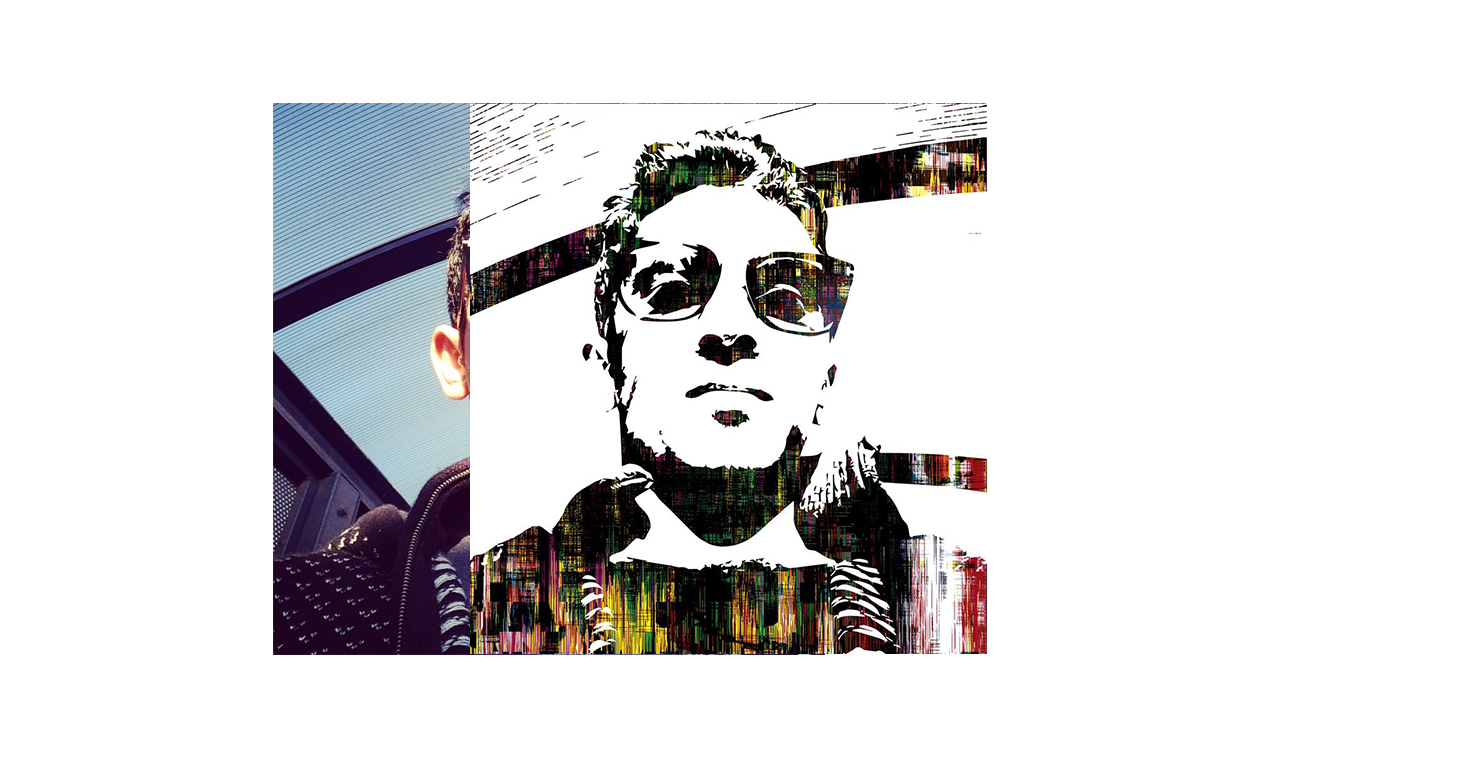
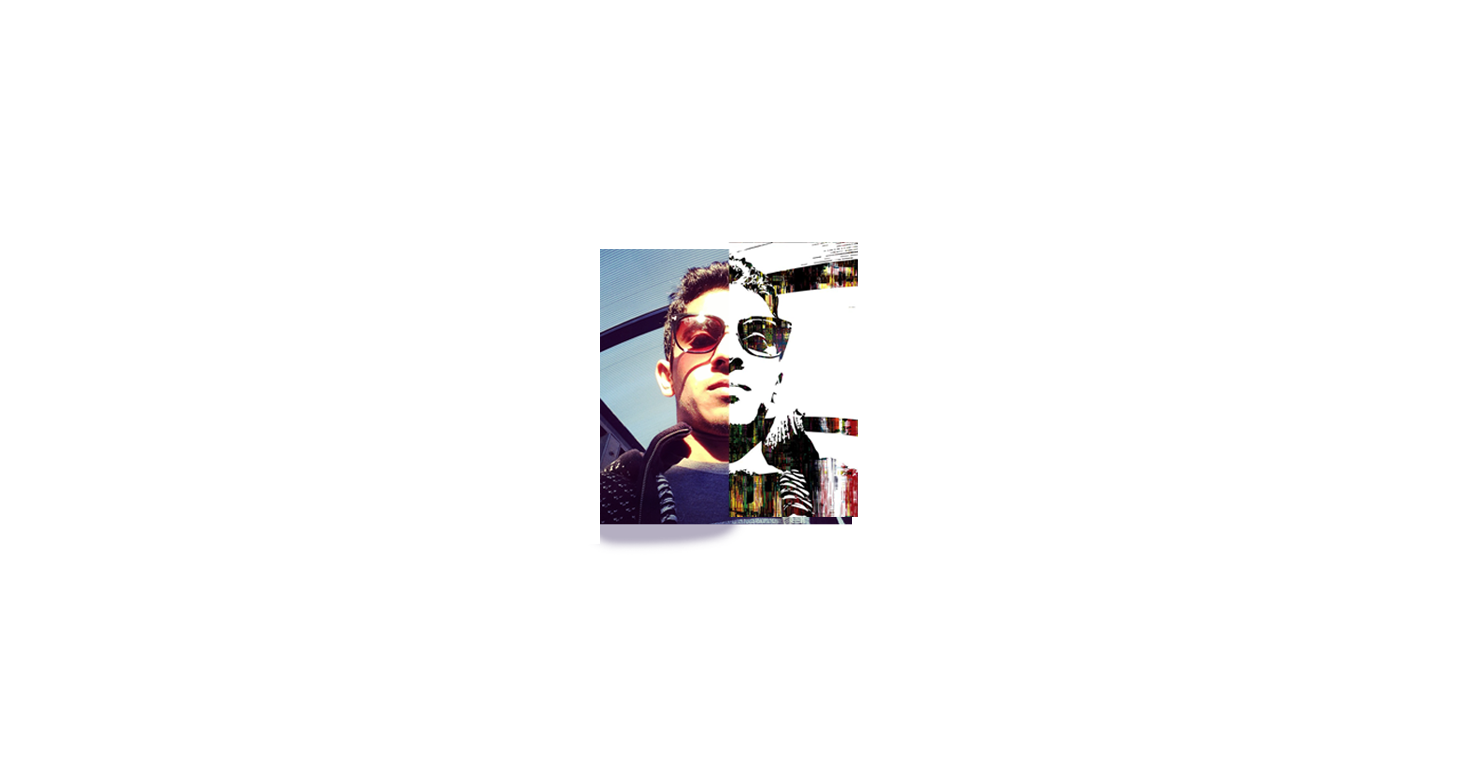
Two versions of the same layered image (1457 x 758). Layer-by-layer changes:
added group "Group 1" with 2 layers over bbox(588, 242, 858, 555)
moved "Layer 1" into group "Group 1", painted on it, masked it over bbox(470, 103, 987, 654)
moved "Layer 2" into group "Group 1", painted on it, masked it over bbox(273, 103, 852, 655)
